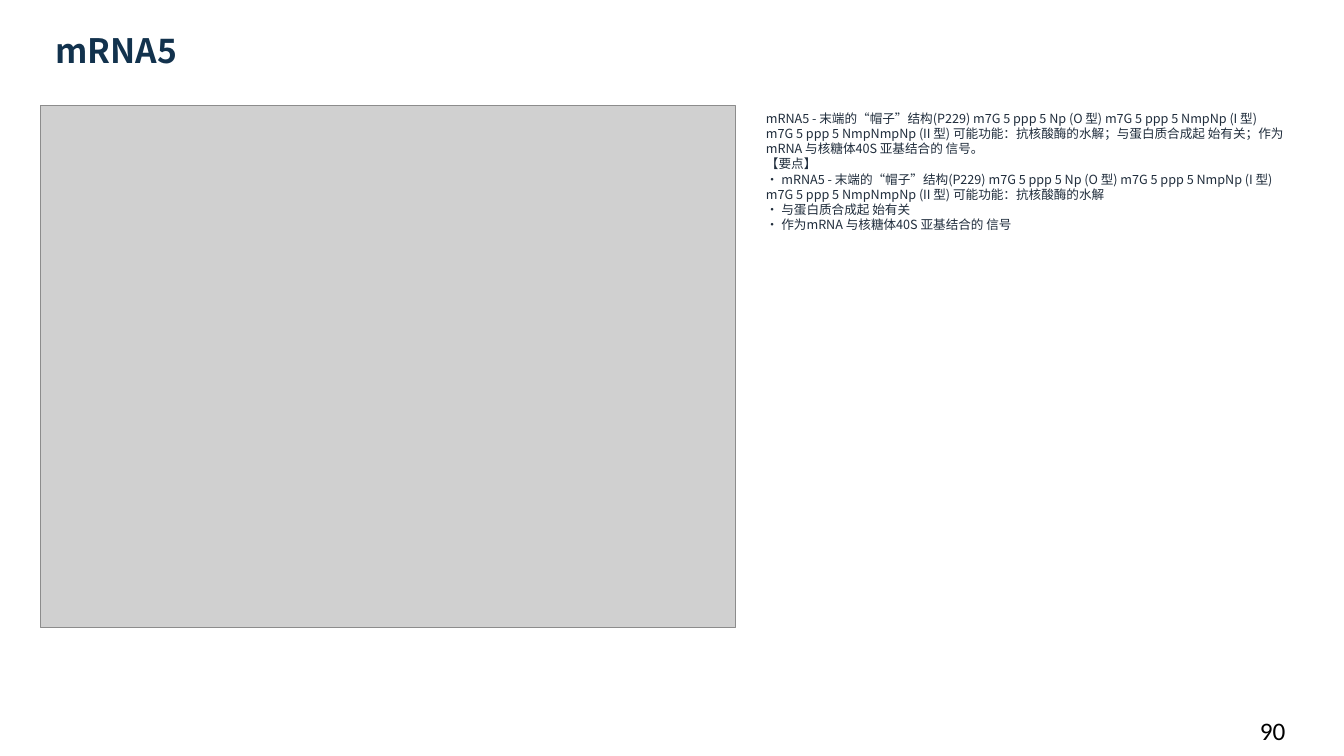
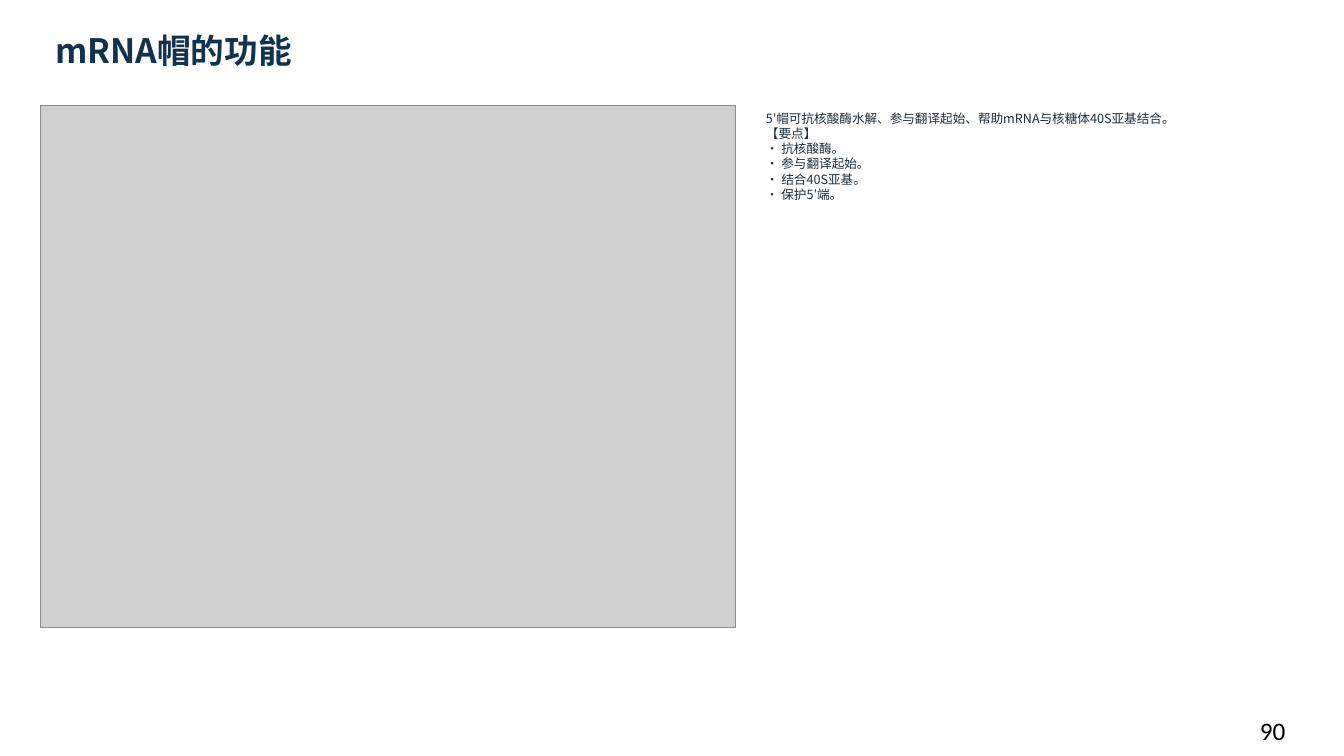
Before and after one commit to newkan-li/Biochemistry, a slide deck: slide 90 of downloads/bc11-ai-style.pptx. Drawn at 1344x756 pixels with LibreOffice and Linux fonts; fonts in the diff are those of the drawing; grey boxes stand for pictures. Boxes give left, top, right and bottom in pixels: in the first picture for what was removed or moved away, otherwise in the second. Text is boxed around its words. In the diff, an @@ line names an element or a change of style, - is before the commit and + after.

```diff
--- a/downloads/bc11-ai-style.pptx
+++ b/downloads/bc11-ai-style.pptx
@@ text at (x1=55, y1=34, x2=291, y2=66): text changed @@
-mRNA5
+mRNA帽的功能
@@ text at (x1=766, y1=112, x2=1175, y2=200): text changed @@
-mRNA5 - 末端的“帽子”结构(P229) m7G 5 ppp 5 Np (O 型) m7G 5 ppp 5 NmpNp (I 型) m7G 5 ppp 5 NmpNmpNp (II 型) 可能功能：抗核酸酶的水解；与蛋白质合成起 始有关；作为mRNA 与核糖体40S 亚基结合的 信号。
-【要点】
-• mRNA5 - 末端的“帽子”结构(P229) m7G 5 ppp 5 Np (O 型) m7G 5 ppp 5 NmpNp (I 型) m7G 5 ppp 5 NmpNmpNp (II 型) 可能功能：抗核酸酶的水解
-• 与蛋白质合成起 始有关
-• 作为mRNA 与核糖体40S 亚基结合的 信号
+5′帽可抗核酸酶水解、参与翻译起始、帮助mRNA与核糖体40S亚基结合。
+【要点】
+• 抗核酸酶。
+• 参与翻译起始。
+• 结合40S亚基。
+• 保护5′端。
```
Also in this commit, not shown: 28 other slides changed, 6 other files.
